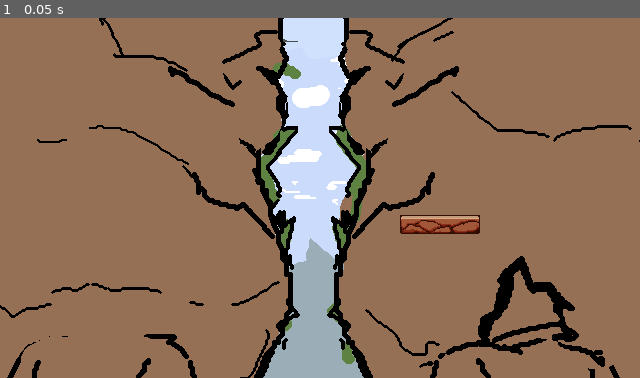
Above: before the commit, frame 1.
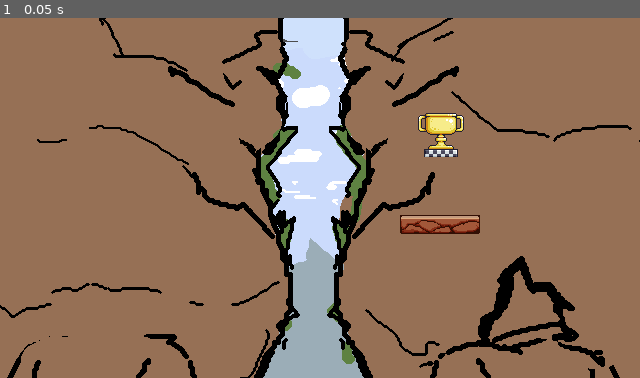
Above: after the commit, the same moment.

Repository: DeVelox/Niro
Game: Godot game, scene res://levels/tutorial/legs3.tscn
The game is run twice, just before and just after one commit, with the same random seed, the same clock (stepped at 60 frames per second) and the same inputs. This scene is started directly instead of the project's main scene.
Inputs:
- Up to frame 1 (0.05 s): no input

The runs differ from the first frame. In frame 1, 0.6% of the frame differs, in the area x 65-73%, y 26-39%.
Error in both runs: Cannot call method 'add_child' on a null value. (res://scripts/level.gd:22)

Commit message:
small updates

Diff:
--- a/levels/tutorial/legs1.tscn
+++ b/levels/tutorial/legs1.tscn
@@ -51,3 +51,14 @@
 layer_4/tile_data = PackedInt32Array(-458736, 1, 131072, -393200, 1, 131072, -327664, 1, 131072, -524272, 1, 131072, -5 …(485 unchanged characters)…
 layer_5/tile_data = PackedInt32Array(-524272, 1, 196608, -458736, 1, 196608, -393200, 1, 196608, -327664, 1, 196608, -1 …(680 unchanged characters)…
 prev = NodePath("../Scene2")
+
+[connection signal="body_entered" from="Scene1/Fader" to="Scene1/Fader" method="_on_body_entered"]
+[connection signal="body_entered" from="Scene1/@Area2D@48936" to="Scene1/@Area2D@48936" method="_on_body_entered"]
+[connection signal="body_entered" from="Scene1/@Area2D@48937" to="Scene1/@Area2D@48937" method="_on_body_entered"]
+[connection signal="body_entered" from="Scene1/@Area2D@48938" to="Scene1/@Area2D@48938" method="_on_body_entered"]
+[connection signal="body_entered" from="Scene1/@Area2D@48939" to="Scene1/@Area2D@48939" method="_on_body_entered"]
+[connection signal="body_entered" from="Scene2/Fader" to="Scene2/Fader" method="_on_body_entered"]
+[connection signal="body_entered" from="Scene2/@Area2D@48949" to="Scene2/@Area2D@48949" method="_on_body_entered"]
+[connection signal="body_entered" from="Scene2/@Area2D@48950" to="Scene2/@Area2D@48950" method="_on_body_entered"]
+[connection signal="body_entered" from="Scene2/@Area2D@48951" to="Scene2/@Area2D@48951" method="_on_body_entered"]
+[connection signal="body_entered" from="Scene2/@Area2D@48952" to="Scene2/@Area2D@48952" method="_on_body_entered"]
--- a/levels/tutorial/legs2.tscn
+++ b/levels/tutorial/legs2.tscn
@@ -49,12 +49,3 @@
 position = Vector2(438, 164)
 next_scene = "res://levels/tutorial/legs3.tscn"
 outro = NodePath("../Scene3")
-
-[connection signal="body_entered" from="Scene1/Fader" to="Scene1/Fader" method="_on_body_entered"]
-[connection signal="body_entered" from="Scene1/@Area2D@48805" to="Scene1/@Area2D@48805" method="_on_body_entered"]
-[connection signal="body_entered" from="Scene1/@Area2D@48806" to="Scene1/@Area2D@48806" method="_on_body_entered"]
-[connection signal="body_entered" from="Scene2/Fader" to="Scene2/Fader" method="_on_body_entered"]
-[connection signal="body_entered" from="Scene2/@Area2D@48812" to="Scene2/@Area2D@48812" method="_on_body_entered"]
-[connection signal="body_entered" from="Scene2/@Area2D@48813" to="Scene2/@Area2D@48813" method="_on_body_entered"]
-[connection signal="body_entered" from="Scene2/@Area2D@48814" to="Scene2/@Area2D@48814" method="_on_body_entered"]
-[connection signal="body_entered" from="Scene2/@Area2D@48815" to="Scene2/@Area2D@48815" method="_on_body_entered"]
--- a/levels/tutorial/legs3.tscn
+++ b/levels/tutorial/legs3.tscn
@@ -1,8 +1,9 @@
-[gd_scene load_steps=5 format=3 uid="uid://dgur0k5oxc14t"]
+[gd_scene load_steps=6 format=3 uid="uid://dgur0k5oxc14t"]
 
 [ext_resource type="Script" path="res://scripts/level.gd" id="1_o3cvd"]
 [ext_resource type="PackedScene" uid="uid://bb44qdp7l5m62" path="res://prefabs/level design/tilemap.tscn" id="3_pvwfa"]
 [ext_resource type="Texture2D" uid="uid://d2unvips8vk5y" path="res://assets/elliot/tutorialPlaceholder1.png" id="4_h12x4"]
+[ext_resource type="PackedScene" uid="uid://88mqupj5ekgp" path="res://prefabs/level design/level_switcher.tscn" id="4_rgqt8"]
 
 [sub_resource type="CapsuleShape2D" id="CapsuleShape2D_m7p01"]
 radius = 12.0
@@ -28,3 +29,7 @@
 [node name="Scene1" parent="." instance=ExtResource("3_pvwfa")]
 layer_1/tile_data = PackedInt32Array(-720871, 524290, 8, -720870, 589826, 8, -720869, 655362, 8, -720868, 720898, 8, -655335, 524290, 9, -655334, 589826, 9, -655333, 655362, 9, -655332, 720898, 9, -720867, 786434, 8, -655331, 786434, 9)
 layer_4/tile_data = PackedInt32Array(-720871, 1, 327680, -720870, 1, 327680, -720869, 1, 327680, -720868, 1, 327680, -655335, 1, 327680, -655334, 1, 327680, -655333, 1, 327680, -655332, 1, 327680, -720867, 1, 327680, -655331, 1, 327680)
+
+[node name="SceneSwitcher" parent="." instance=ExtResource("4_rgqt8")]
+position = Vector2(441, 107)
+next_scene = "res://levels/start.tscn"
